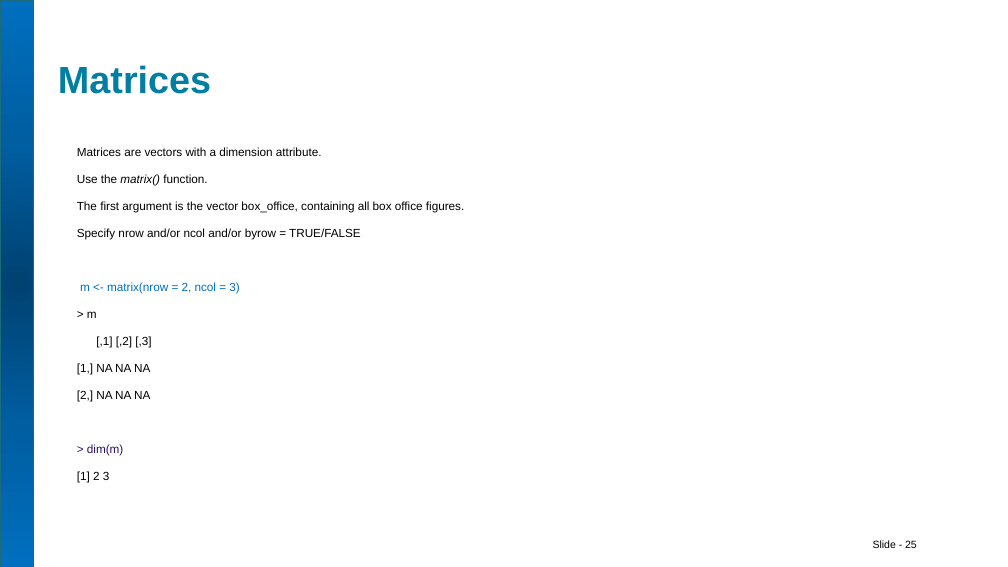
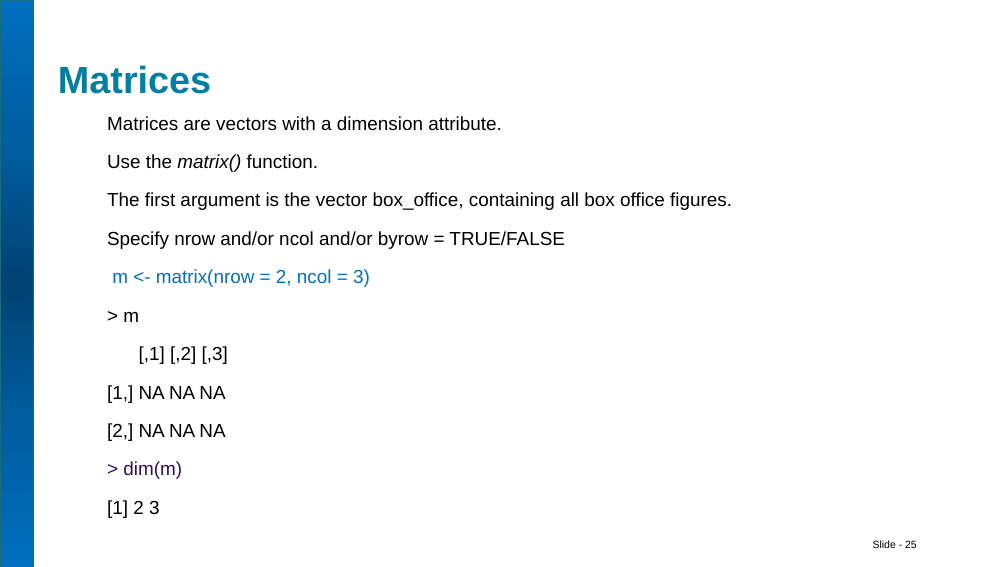
Before and after one commit to HermineGrigoryan/DS-Summer-School, a slide deck: slide 25 of R for Data Science/R for DS AUA.pptx. Drawn at 1008x567 pixels with LibreOffice and Linux fonts; fonts in the diff are those of the drawing. Boxes give left, top, right and bottom in pixels: in the first picture for what was removed or moved away, otherwise in the second. Text is boxed around its words. In the diff, an @@ line names an element or a change of style, - is before the commit and + after.

```diff
--- a/R for Data Science/R for DS AUA.pptx
+++ b/R for Data Science/R for DS AUA.pptx
@@ text "Matrices are vectors with a ...": place and size @@
-text "Matrices are vectors with a ..." at (77,147,464,483)
+text "Matrices are vectors with a ..." at (107,116,732,479)
@@ text "Matrices are vectors with a ..." at (107,116,732,479): size 11.2 to 18 pt; line spacing 0.8 to 1 @@
```
Also in this commit, not shown: 20 other slides changed, 36 slides added, 1 other file.
